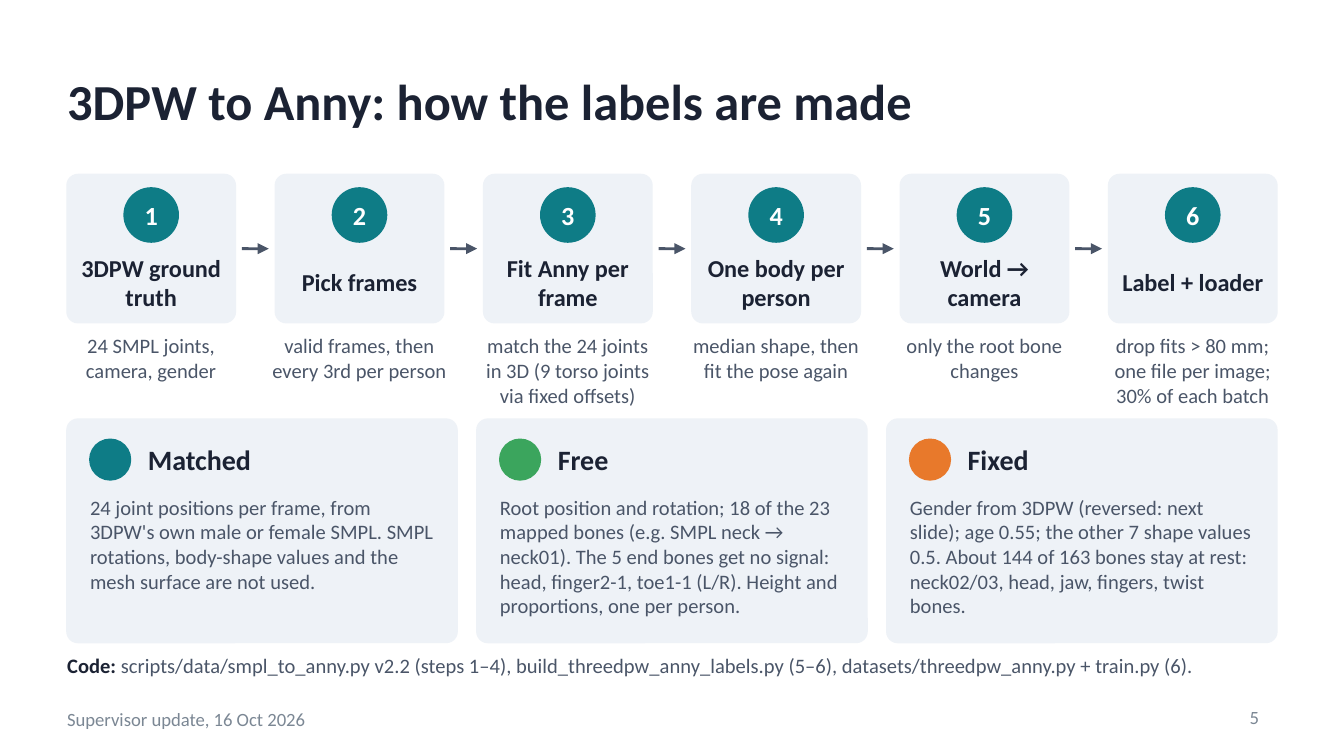
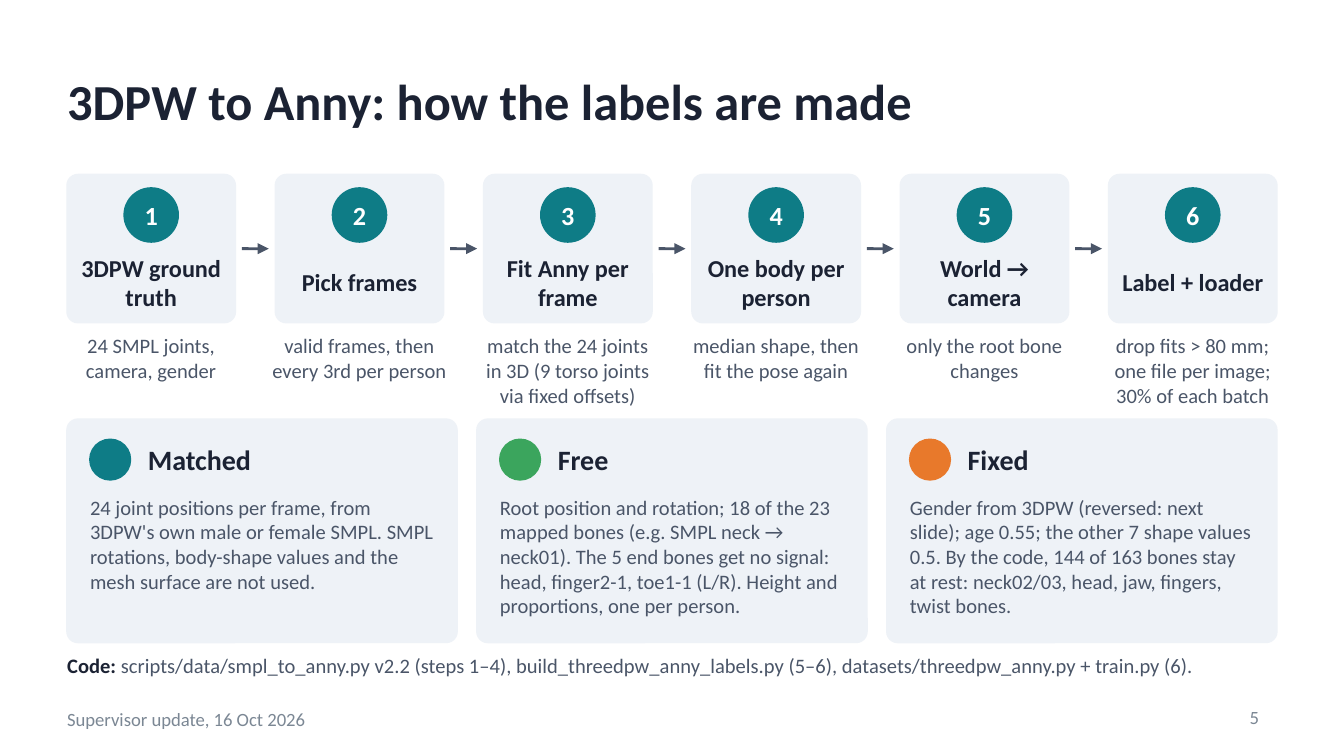
Before and after one commit to saadnajib/Multi-Person-Whole-Body-Human-Mesh-Recovery-in-a-Single-Shot-with-Annyone-dataset-and-3dpw-dataset, a slide deck: slide 5 of docs/supervisor_update_2026-10-16.pptx. Drawn at 1344x756 pixels with LibreOffice and Linux fonts; fonts in the diff are those of the drawing. Boxes give left, top, right and bottom in pixels: in the first picture for what was removed or moved away, otherwise in the second. Text is boxed around its words. In the diff, an @@ line names an element or a change of style, - is before the commit and + after.

```diff
--- a/docs/supervisor_update_2026-10-16.pptx
+++ b/docs/supervisor_update_2026-10-16.pptx
@@ text at (910,500,1251,613): text changed @@
-Gender from 3DPW (reversed: next slide); age 0.55; the other 7 shape values 0.5. About 144 of 163 bones stay at rest: neck02/03, head, jaw, fingers, twist bones.
+Gender from 3DPW (reversed: next slide); age 0.55; the other 7 shape values 0.5. By the code, 144 of 163 bones stay at rest: neck02/03, head, jaw, fingers, twist bones.
```
Also in this commit, not shown: 4 other slides changed, 1 slide added, 1 slide removed, 1 other file.
